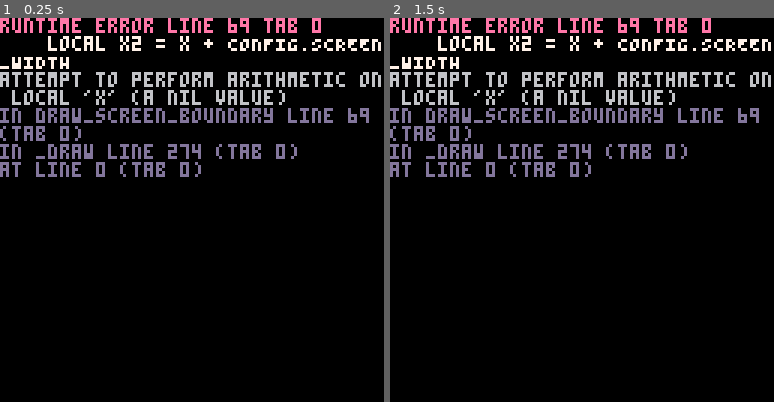
Above: before the commit, frames 1-2 (left to right).
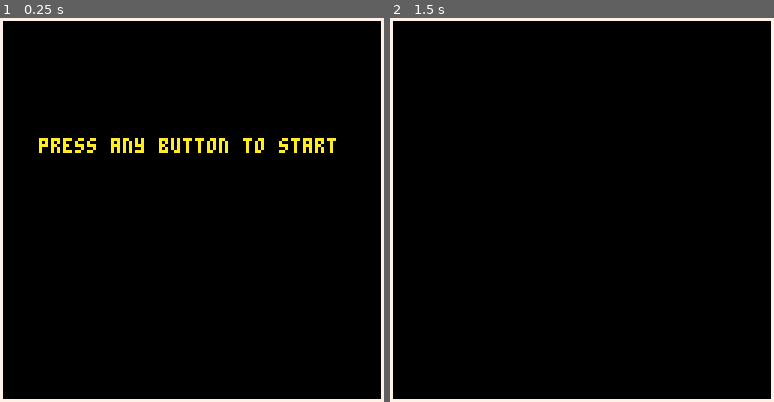
Above: after the commit, the same moments.

Repository: OscarDalby/poggle
Game: PICO-8 cartridge main.p8
Two runs of this game, one before a commit and one after it. Both use one fixed random seed, a clock stepped at 60 frames per second and the inputs below.
Inputs:
- Up to frame 1 (0.25 s): no input
- Up to frame 2 (1.5 s): tap X (X key) at 0.33, 1.07 s; tap O (Z key) at 0.7 s

The runs differ from the first frame. In frame 1, 13% of the frame differs, in the area x 0-100%, y 0-100%; in frame 2, 12%.
Error before the commit: runtime error line 69 tab 0; local x2 = x + CONFIG.SCREEN_WIDTH; attempt to perform arithmetic on local 'x' (a nil value)

Commit message:
not crashing

Diff:
--- a/main.p8
+++ b/main.p8
@@ -10,6 +10,8 @@
 local start_menu = true
 local paused = false
 local timer = 0
+local cam={x=0,y=0}
+
 
 local tiles_4x4_classic = {
     {1, 1, 5, 5, 7, 14},
@@ -91,9 +93,9 @@
         if start_menu then
             local text = "press any button to start"
             spr(64,60,70)
-            print(text, cam_x+(CONFIG.SCREEN_WIDTH - #text * 4) / 2, 40, 10)
+            print(text, cam.x+(CONFIG.SCREEN_WIDTH - #text * 4) / 2, 40, 10)
         elseif paused then -- pause menu
-            local text_x = cam_x+(CONFIG.SCREEN_WIDTH - 64) / 2
+            local text_x = cam.x+(CONFIG.SCREEN_WIDTH - 64) / 2
             local step_y = 10
             print(">",  text_x - 8, 40+(self.cursor_pos*10), 7)
             local i = 1
@@ -131,28 +133,23 @@
 }
 
 local ui = {
-  draw_hp=function(self)
-    for i=1,player.hp do
-      spr(1,player.x-CONFIG.SCREEN_WIDTH/2 - 2 +(i*12),4,1, 1)
-    end
-  end,
-  draw_equipment_icon=function(self)
-    spr(player.inventory[player.equipped].spr, player.x-CONFIG.SCREEN_WIDTH/2 + 10, 16)
-  end,
   init=function(self)
   end,
   update=function(self)
   end,
   draw=function(self)
-  self:draw_minimap(player.x+CONFIG.SCREEN_WIDTH/2-18, 4, cam_x/8, cam_y/8)
-  self:draw_hp()
-  self:draw_equipment_icon()
   end
 }
 
 local board={
     tiles={},
     current_tiles={},
+    init=function(self)
+    end,
+    update=function(self)
+    end,
+    draw=function(self)
+    end
 }
 
 
@@ -162,9 +159,9 @@
 end
 
 function camera_update()
-    cam_x = 0
-    cam_y = 0
-    camera(cam_x,cam_y)
+    cam.x = 0
+    cam.y = 0
+    camera(cam.x,cam.y)
 end
 
 function _init()
@@ -192,174 +189,20 @@
 
 function _draw()
   cls()
-  draw_screen_boundary(cam_x, cam_y)
+  draw_screen_boundary(cam.x, cam.y)
 
 
   if start_menu or paused then
     core:draw()
   elseif game_running then
+    board:draw()
     draw_map()
-    for entity in all(entities) do
-        entity:draw()
-    end
   end
 
-  -- ui and speech gets drawn last
   if start_menu or paused then
-    -- dont render ui during pause
+    -- dont draw ui
   else
     ui:draw()
-    if current_prompt ~= "" then
-      local text_width = 4 * #current_prompt
-      draw_prompt(player.x - text_width/2, player.y - 12, current_prompt)
-    end
-    if in_conversation then
-      local current_message = current_conversation[current_message_index]
-      speech:bubble(player, current_message, player.name, 7)
-    end
   end
 
 end
-…(123 lines of a section not shown)…
-__gff__
-0001010101010101010101010100000000010101010101010101010101000000000101010101010101010101010000000001010101010101010101010100000000000000000000000000000000000000000000000000000000000000000000000000000000000000000000000000004600000000000000000000000000000000
-0000000000000000000003000000000000000000000000000000000000000000000000000000000000000000000000000000000000000000000000000000000000000000000000000000000000000000000000000000000000000000000000000000000000000000000000000000000000000000000000000000000000000000
-__map__
-0000000000000000000000000000000000000000000000000000000000000000000000000000000000000000000000000000000000000000000000000000000000000000000000000000000000000000000000000000000000000000000000000000000000000000000000000000000000000000000000000000000000000000
-0000000000000000000000000000000000000000000000000000000000000000000000000000000000000000000000000000000000000000000000000000000000000000000000000000000000000000000000000000000000000000000000000000000000000000000000000000000000000000000000000000000000000000
-0000000000000000000000000000000000000000000000000000000000000000000000000000000000000000000000000000000000000000000000000000000000000000000000000000000000000000000000000000000000000000000000000000000000000000000000000000000000000000000000000000000000000000
-0000000000000000000000000000000000000000000000000000000000000000000000000000000000000000000000000000000000000000000000000000000000000000000000000000000000000000000000000000000000000000000000000000000000000000000000000000000000000000000000000000000000000000
-0000000000000000000000000000000000000000000000000000000000000000000000000000000000000000000000000000000000000000000000000000000000000000000000000000000000000000000000000000000000000000000000000000000000000000000000000000000000000000000000000000000000000000
-0000000000000000000000000000000000000000000000000000000000000000000000000000000000000000000000000000000000000000000000000000000000000000000000000000000000000000000000000000000000000000000000000000000000000000000000000000000000000000000000000000000000000000
-0000000000000000000000008a00000000000000000000000000000000000000000000000000000000000000000000000000000000000000000000000000000000000000000000000000000000000000000000000000000000000000000000000000000000000000000000000000000000000000000000000000000000000000
-0000000000000000000102038a00000000000000000000000000000000000000000000000000000000000000000000000000000000000000000000000000000000000000000000000000000000000000000000000000000000000000000000000000000000000000000000000000000000000000000000000000000000000000
-0000000000000000001100138a00000000000000000000000000000000000000000000000000000000000000000000000000000000000000000000000000000000000000000000000000000000000000000000000000000000000000000000000000000000000000000000000000000000000000000000000000000000000000
-0000000000000001020000138a00000000000000000000000000000000000000000000000000000000000000000000000000000000000000000000000000000000000000000000000000000000000000000000000000000000000000000000000000000000000000000000000000000000000000000000000000000000000000
-0000000000000011000000138a00003132323233000000000000000000000000000000000000000000000000000000000000000000000000000000000000000000000000000000000000000000000000000000000000000000000000000000000000000000000000000000000000000000000000000000000000000000000000
-0000000000010200000000138a00000000000000000000000000000000000000000000000000000000000000000000000000000000000000000000000000000000000000000000000000000000000000000000000000000000000000000000000000000000000000000000000000000000000000000000000000000000000000
-00006f0000110000000000138a00000000000000000000000000000000000000000000000000000000000000000000000000000000000000000000000000000000000000000000000000000000000000000000000000000000000000000000000000000000000000000000000000000000000000000000000000000000000000
-0102020202020202020202020202020202020202020300000000000000000000000000000000000000000000000000000000000000000000000000000000000000000000000000000000000000000000000000000000000000000000000000000000000000000000000000000000000000000000000000000000000000000000
-1100000000000000000000000000001200000000001300000000000000000000000000000000000000000000000000000000000000000000000000000000000000000000000000000000000000000000000000000000000000000000000000000000000000000000000000000000000000000000000000000000000000000000
-2122222222222222222222222222222222222222222300000000000000000000000000000000000000000000000000000000000000000000000000000000000000000000000000000000000000000000000000000000000000000000000000000000000000000000000000000000000000000000000000000000000000000000
Not shown, changed: 121 lines of the sprite sheet (__gfx__) section of main.p8
